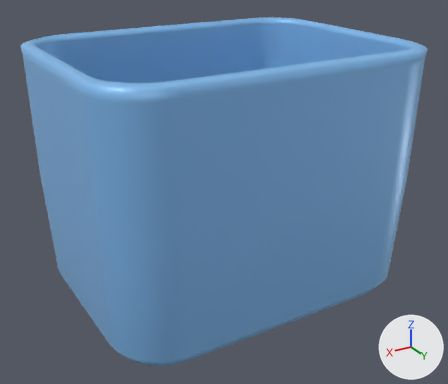
The glTF model public/assets/models/maquinaria/contenedor_plastico.glb as it was, and as the next commit left it.
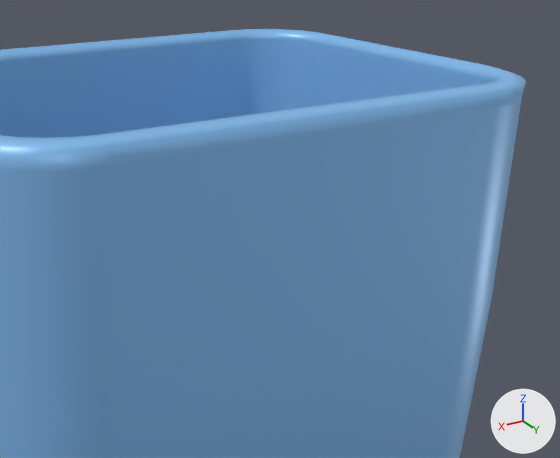
Each version is shown whole from a 50 mm camera at (0.822, 1.382, 0.981) aimed at (0.006, 0.023, 0.301), then close up on the part from 25% to 100% of the width and 0% to 72% of the height. The axes (+X, +Y, +Z) are drawn at lower right. The lights are the same throughout. The older version's two pictures come first. Where no turn or scale is listed for an object, it has been applied to the vertices.

The first close-up shows 'cuerpo'.
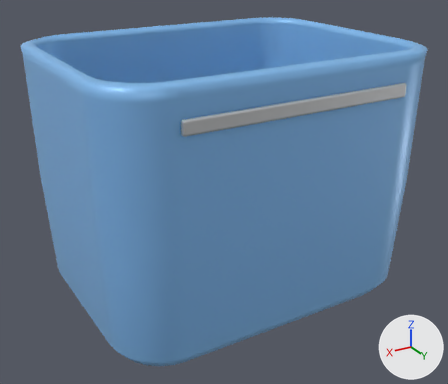
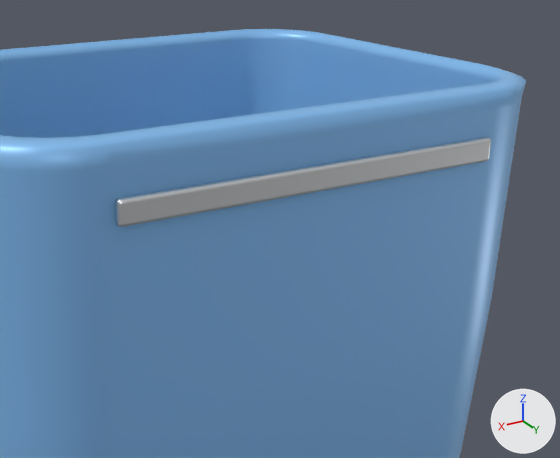
Where the change shows, as pixel boxes (x1, y1, x2, y2) in the close-ups (560 x 458 px):
'cinta_trasera', added
    after: (116, 137, 491, 227)

The change, as a list of edits to the scene's bpy script:
```text
Add me_cinta_trasera:
    me_cinta_trasera.from_pydata(...)  # 132 vertices, 260 faces; spans x -0.3..0.3, y 0.346..0.358, z 0.602..0.638
    me_cinta_trasera.materials.append(mat_maq_aluminio_cepillado)  # white #eceef0
Add ob_cinta_trasera:
    ob_cinta_trasera = bpy.data.objects.new('cinta_trasera', me_cinta_trasera)
    ob_cinta_trasera.location = (0.0, 0.0, 0.0)
```
